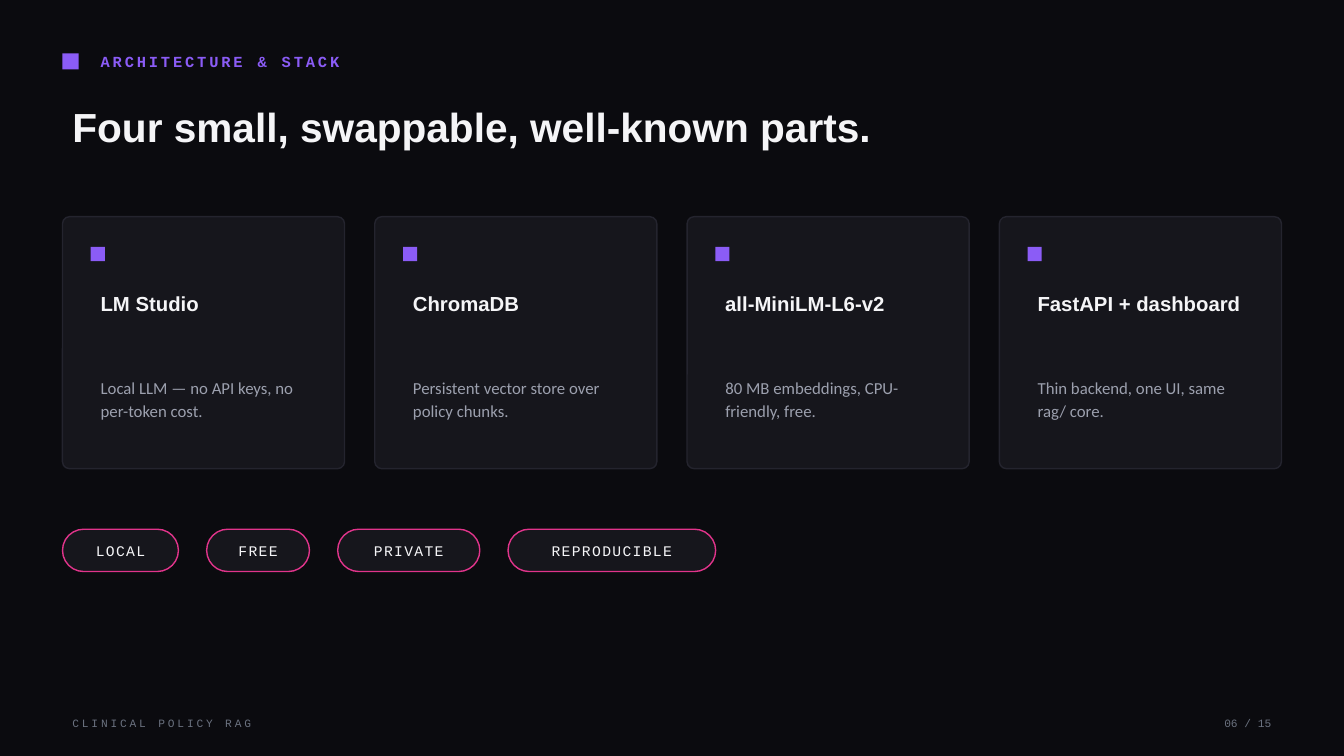
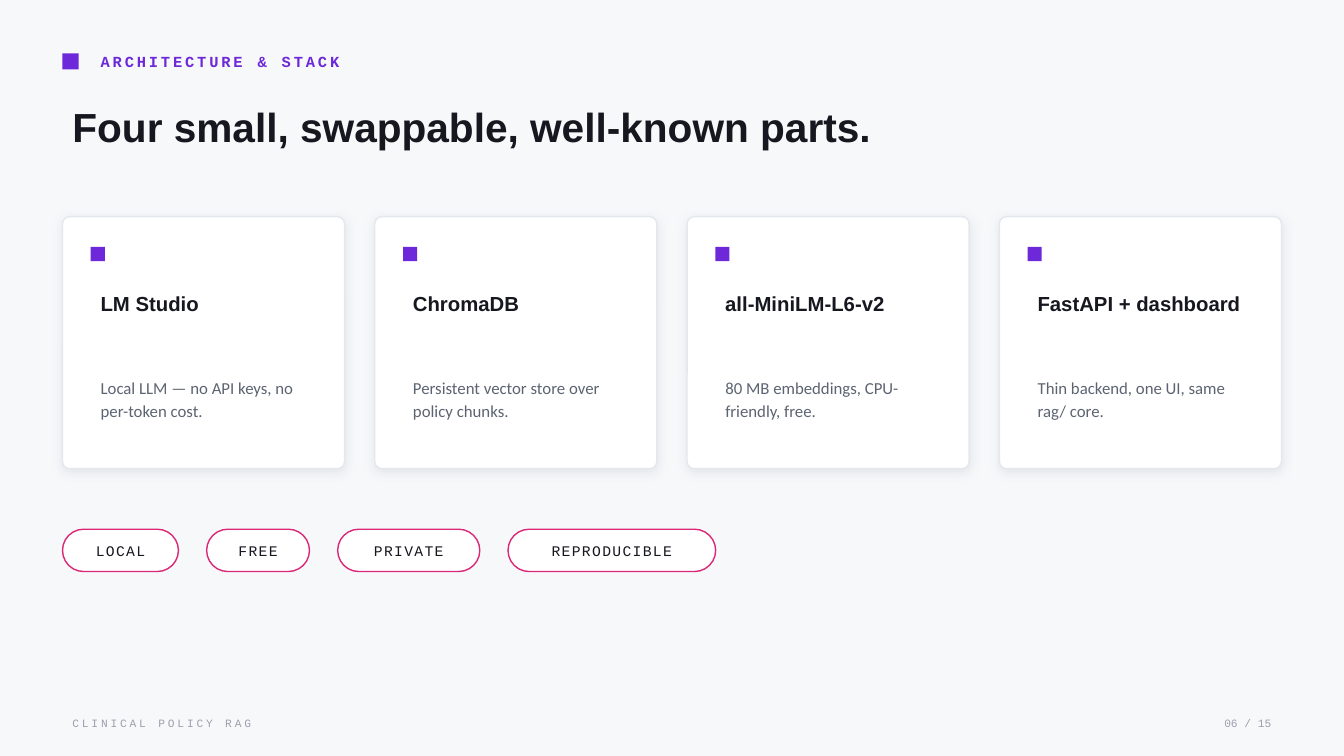
Before and after one commit to Iyman-Ahmed/clinical-rag-poc, a slide deck: slide 6 of presentation/Clinical_Policy_RAG.pptx. Drawn at 1344x756 pixels with LibreOffice and Linux fonts; fonts in the diff are those of the drawing. Boxes give left, top, right and bottom in pixels: in the first picture for what was removed or moved away, otherwise in the second. Text is boxed around its words. In the diff, an @@ line names an element or a change of style, - is before the commit and + after.

```diff
--- a/presentation/Clinical_Policy_RAG.pptx
+++ b/presentation/Clinical_Policy_RAG.pptx
@@ background #0B0B0F to #F7F8FA @@
@@ text "ARCHITECTURE & STACK" at (101, 56, 340, 67): text colour #8B5CF6 to #6D28D9 @@
@@ fill #16161C to #FFFFFF; outline #24242E 1 pt to #E4E7ED 1 pt; shadow on in 4 elements at (63, 217, 345, 469), (375, 217, 657, 469), (688, 217, 970, 469), (999, 217, 1281, 469) @@
@@ fill #8B5CF6 to #6D28D9 in 5 elements at (63, 53, 79, 70), (91, 247, 105, 261), (403, 247, 417, 261), (716, 247, 730, 261), (1027, 247, 1042, 261) @@
@@ text colour #9CA0AE to #5C6472 in 4 elements at (101, 382, 293, 420), (413, 382, 599, 420), (725, 382, 898, 420), (1038, 382, 1225, 420) @@
@@ fill #16161C to #FFFFFF; outline #E1348B 1 pt to #DB2777 1 pt in 4 elements at (207, 529, 310, 572), (338, 529, 480, 572), (508, 529, 716, 572), (63, 529, 178, 572) @@
@@ text colour #F5F5F7 to #16171F in 9 elements at (72, 112, 871, 150), (101, 296, 199, 312), (413, 296, 519, 312), (725, 296, 884, 312), (1038, 296, 1240, 312), (96, 546, 145, 556), (238, 546, 277, 556), (374, 546, 444, 556), (552, 546, 672, 556) @@
@@ text "CLINICAL POLICY RAG" at (72, 719, 251, 727): text colour #6B7280 to #9AA0AC @@
@@ text "06 / 15" at (1224, 720, 1271, 727): text colour #6B7280 to #9AA0AC @@
```
Also in this commit, not shown: 14 other slides changed, 1 other file.
